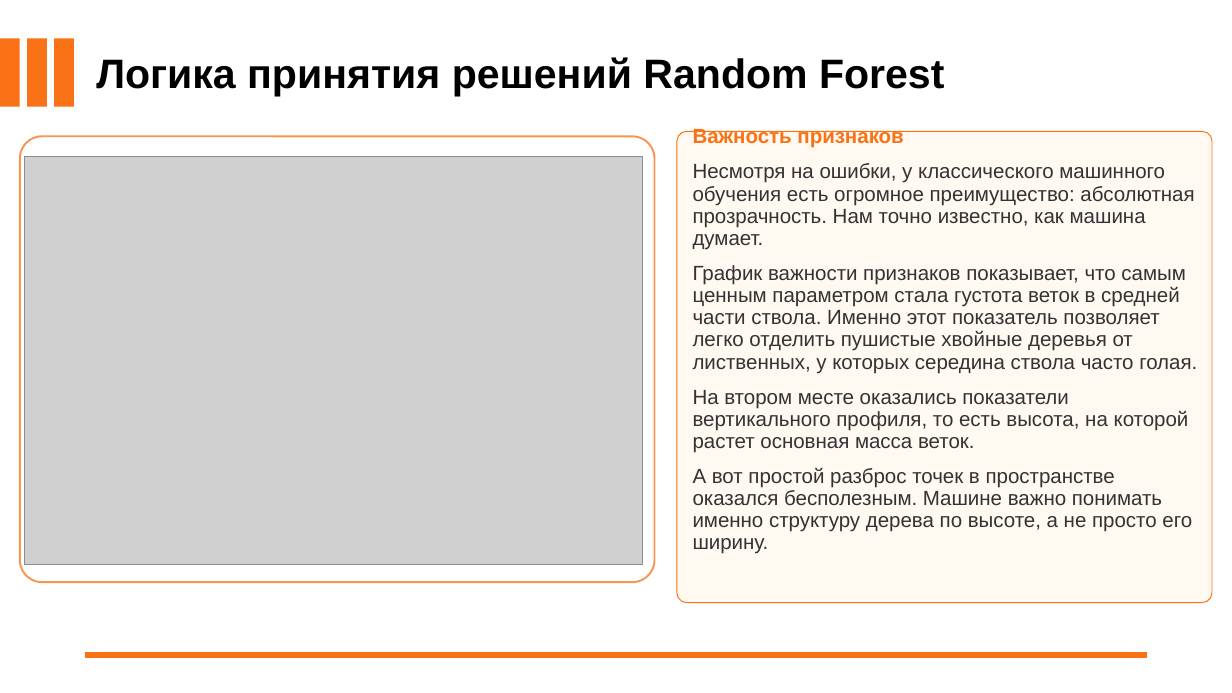
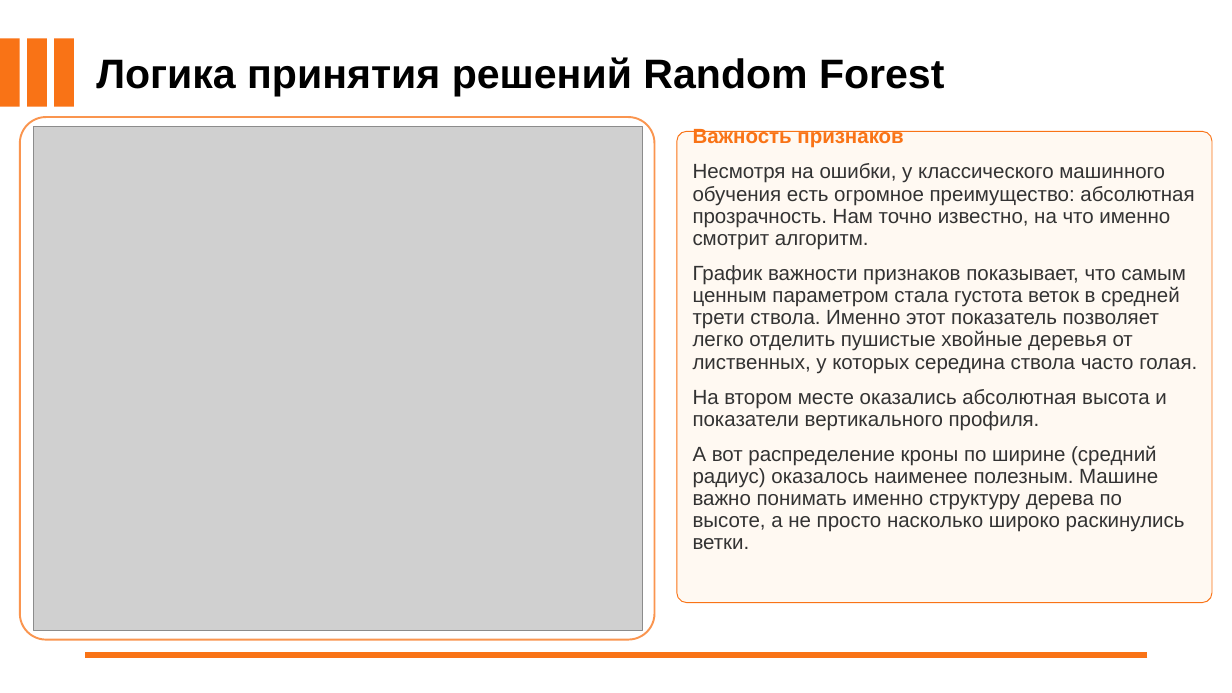
Before and after one commit to NotTheStas/COURSEPROJECT, a slide deck: slide 19 of ПрезентацияГречихинИСИвановаОГ.pptx. Drawn at 1232x693 pixels with LibreOffice and Linux fonts; fonts in the diff are those of the drawing; grey boxes stand for pictures; background and template pictures are left out. Boxes give left, top, right and bottom in pixels: in the first picture for what was removed or moved away, otherwise in the second. Text is boxed around its words. In the diff, an @@ line names an element or a change of style, - is before the commit and + after.

```diff
--- a/ПрезентацияГречихинИСИвановаОГ.pptx
+++ b/ПрезентацияГречихинИСИвановаОГ.pptx
@@ rounded rectangle: place and size @@
-rounded rectangle at [19,137,654,583]
+rounded rectangle at [19,117,654,640]
@@ picture: place and size @@
-picture at [24,157,642,565]
+picture at [34,127,643,630]
@@ text at [693,163,1197,549]: text changed @@
-Несмотря на ошибки, у классического машинного обучения есть огромное преимущество: абсолютная прозрачность. Нам точно известно, как машина думает.
-График важности признаков показывает, что самым ценным параметром стала густота веток в средней части ствола. Именно этот показатель позволяет легко отделить пушистые хвойные деревья от лиственных, у которых середина ствола часто голая.
-На втором месте оказались показатели вертикального профиля, то есть высота, на которой растет основная масса веток.
-А вот простой разброс точек в пространстве оказался бесполезным. Машине важно понимать именно структуру дерева по высоте, а не просто его ширину.
+Несмотря на ошибки, у классического машинного обучения есть огромное преимущество: абсолютная прозрачность. Нам точно известно, на что именно смотрит алгоритм.
+График важности признаков показывает, что самым ценным параметром стала густота веток в средней трети ствола. Именно этот показатель позволяет легко отделить пушистые хвойные деревья от лиственных, у которых середина ствола часто голая.
+На втором месте оказались абсолютная высота и показатели вертикального профиля.
+А вот распределение кроны по ширине (средний радиус) оказалось наименее полезным. Машине важно понимать именно структуру дерева по высоте, а не просто насколько широко раскинулись ветки.
```
Also in this commit, not shown: 4 other slides changed, 1 slide added, 1 slide removed, 1 other file.
